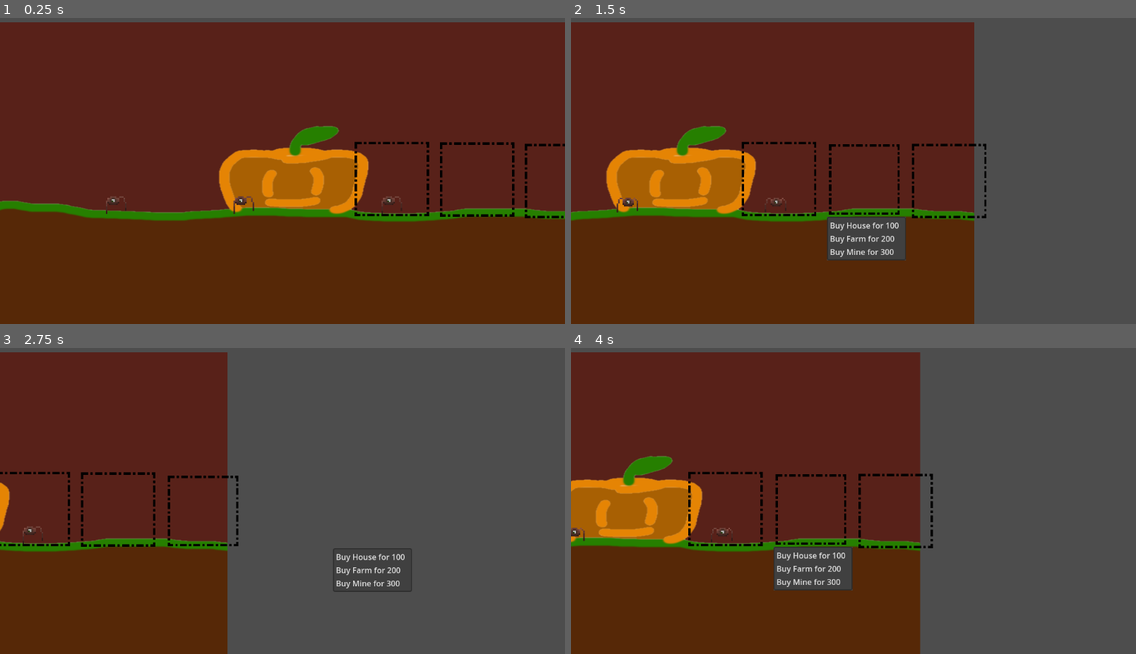
Above: before the commit, frames 1-4 (two rows, left to right).
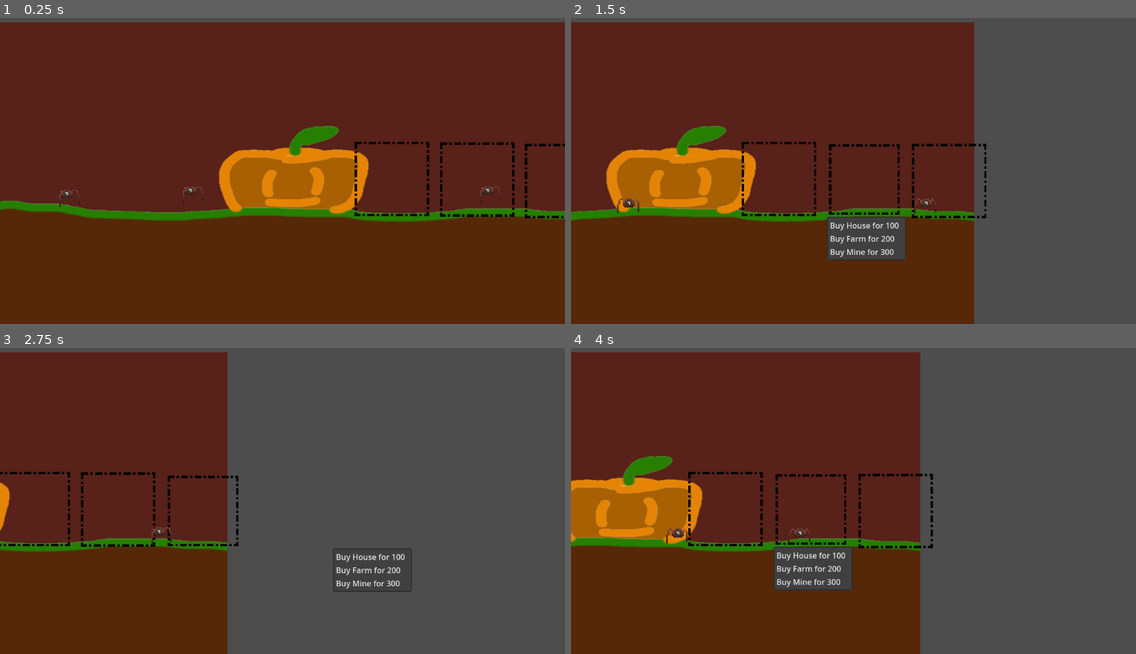
Above: after the commit, the same moments.

Repository: AncientEntity/LD56
Game: Godot game, scene res://Scenes/game_scene.tscn
The game is run twice, just before and just after one commit, with the same random seed, the same clock (stepped at 60 frames per second) and the same inputs.
Inputs (mouse positions are in pixels of both pictures, inside the frame that each line leads up to):
- Up to frame 1 (0.25 s): no input
- Up to frame 2 (1.5 s): click (960, 180) at 0.5 s; click (864, 180) at 1.25 s
- Up to frame 3 (2.75 s): click (378, 510) at 2 s
- Up to frame 4 (4 s): click (604, 510) at 2.75 s; click (808, 510) at 3.5 s

The runs differ from the first frame. In frame 1, 0.3% of the frame differs, in the area x 10-89%, y 55-65%; in frame 2, 0.1%; in frame 3, less than 0.1%; in frame 4, 0.2%.

Commit message:
fixed little guy

Diff:
--- a/Scenes/game_scene.tscn
+++ b/Scenes/game_scene.tscn
@@ -5,8 +5,7 @@
 [ext_resource type="PackedScene" uid="uid://5oos01fy60ou" path="res://Scenes/tile_shop.tscn" id="4_c5o3u"]
 [ext_resource type="PackedScene" uid="uid://b7lnjnot2mw2x" path="res://Scenes/little_guy.tscn" id="4_xx35y"]
 
-[sub_resource type="RectangleShape2D" id="RectangleShape2D_vptux"]
-size = Vector2(950.89, 20)
+[sub_resource type="WorldBoundaryShape2D" id="WorldBoundaryShape2D_mxl2y"]
 
 [sub_resource type="RectangleShape2D" id="RectangleShape2D_8a24s"]
 size = Vector2(20, 344.484)
@@ -48,24 +47,18 @@
 offset_right = 635.0
 offset_bottom = 82.0
 
-[node name="LittleGuy" parent="." instance=ExtResource("4_xx35y")]
-position = Vector2(-356, 43)
+[node name="WORLD" type="Node" parent="."]
 
-[node name="LittleGuy2" parent="." instance=ExtResource("4_xx35y")]
-position = Vector2(-96, 44)
-
-[node name="LittleGuy3" parent="." instance=ExtResource("4_xx35y")]
-position = Vector2(206, 43)
-
-[node name="WORLD" type="Node" parent="."]
+[node name="LittleGuy" parent="WORLD" instance=ExtResource("4_xx35y")]
+position = Vector2(-474, 16)
 
 [node name="Ground" type="StaticBody2D" parent="WORLD"]
 position = Vector2(0, 84)
 
 [node name="CollisionShape2D" type="CollisionShape2D" parent="WORLD/Ground"]
-position = Vector2(-1, 0)
+position = Vector2(-1, -12)
 scale = Vector2(1.405, 1.405)
-shape = SubResource("RectangleShape2D_vptux")
+shape = SubResource("WorldBoundaryShape2D_mxl2y")
 
 [node name="LeftWall" type="StaticBody2D" parent="WORLD"]
 unique_name_in_owner = true
@@ -84,3 +77,9 @@
 position = Vector2(-1, -141)
 scale = Vector2(1.405, 1.405)
 shape = SubResource("RectangleShape2D_8a24s")
+
+[node name="LittleGuy2" parent="WORLD" instance=ExtResource("4_xx35y")]
+position = Vector2(-222, 9)
+
+[node name="LittleGuy3" parent="WORLD" instance=ExtResource("4_xx35y")]
+position = Vector2(384, 9)
--- a/Scenes/little_guy.tscn
+++ b/Scenes/little_guy.tscn
@@ -1,7 +1,7 @@
 [gd_scene load_steps=34 format=3 uid="uid://b7lnjnot2mw2x"]
 
 [ext_resource type="Texture2D" uid="uid://cyj5iwhj3idv7" path="res://Assets/Ryan/Speeder.png" id="1_lbd6m"]
-[ext_resource type="Script" path="res://Scenes/little_guy.gd" id="1_qbqcl"]
+[ext_resource type="Script" path="res://Scripts/little_guy.gd" id="1_qbqcl"]
 
 [sub_resource type="CapsuleShape2D" id="CapsuleShape2D_ho3do"]
 radius = 21.17
